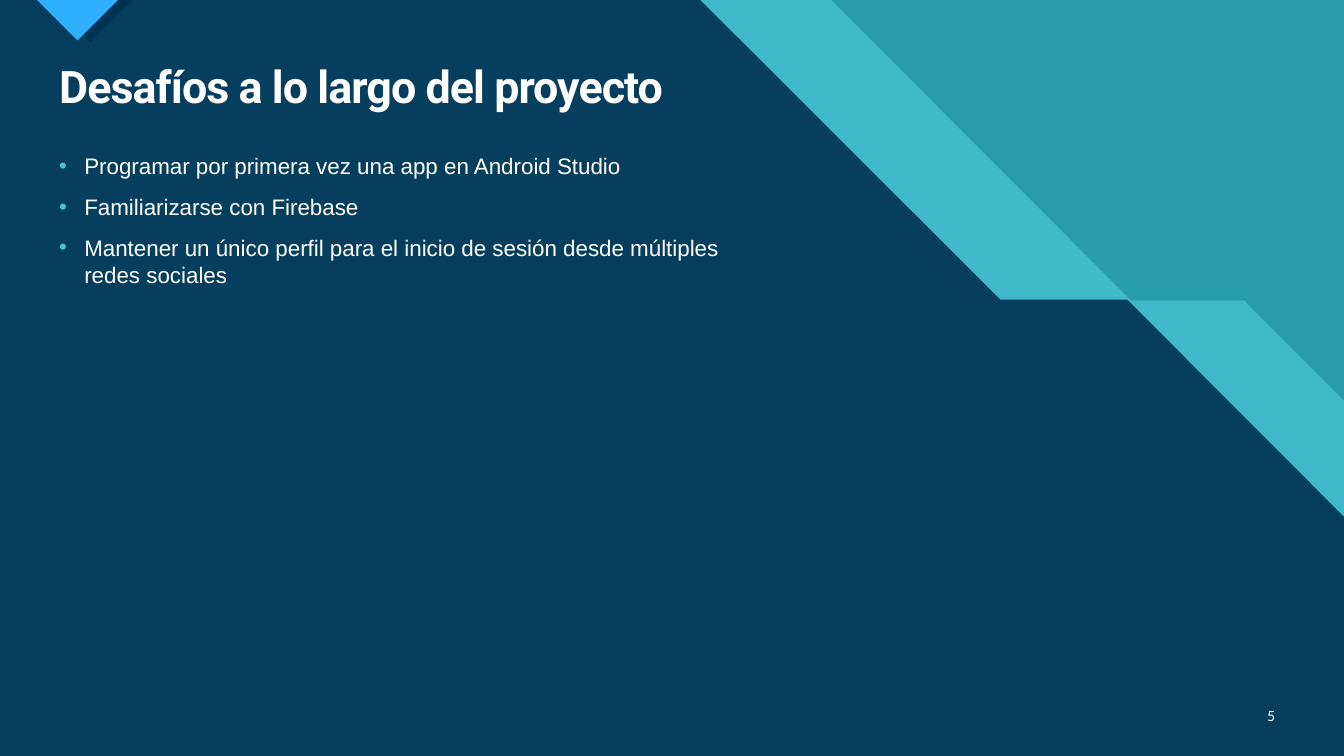
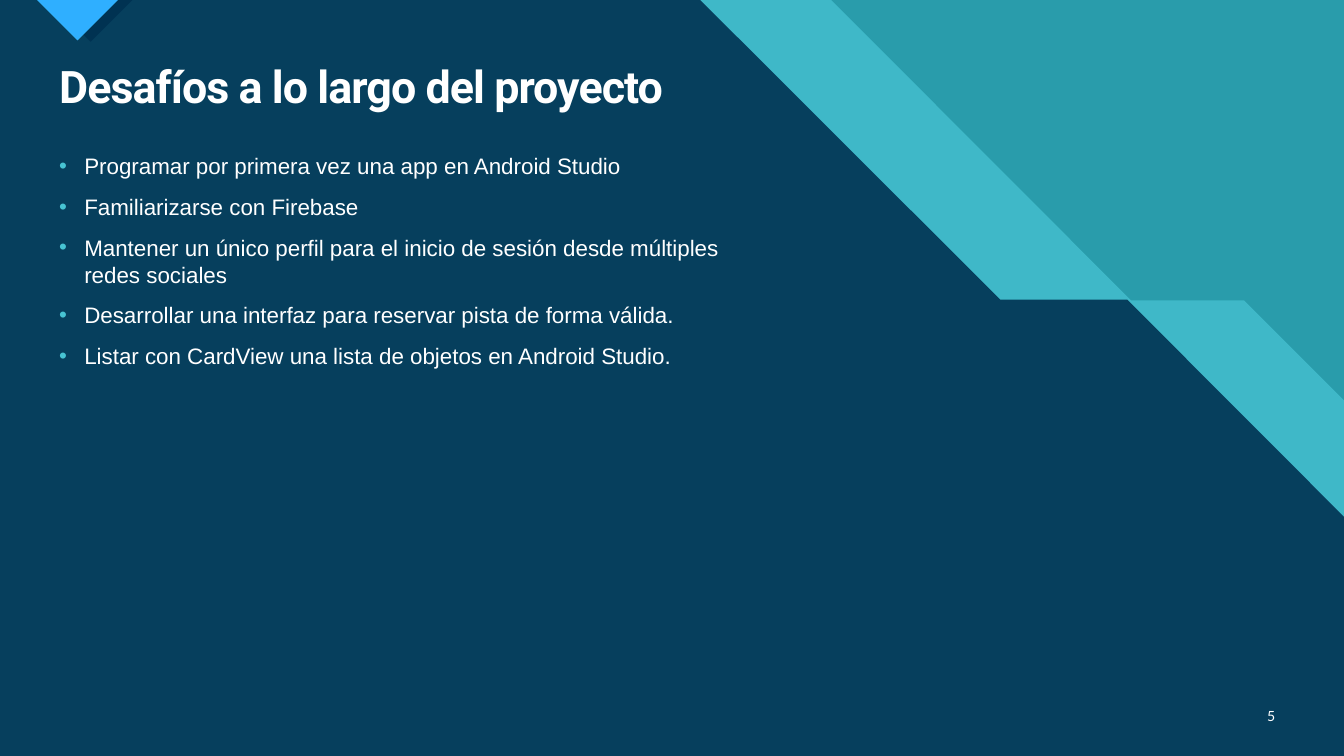
Before and after one commit to juanillo62gm/Proyecto-CM-Club-Padel, a slide deck: slide 5 of Presentación - Club Padel.pptx. Drawn at 1344x756 pixels with LibreOffice and Linux fonts; fonts in the diff are those of the drawing. Boxes give left, top, right and bottom in pixels: in the first picture for what was removed or moved away, otherwise in the second. Text is boxed around its words. In the diff, an @@ line names an element or a change of style, - is before the commit and + after.

Commit message:
Update Presentación - Club Padel.pptx
Añadido contenido al PowerPoint.

```diff
--- a/Presentación - Club Padel.pptx
+++ b/Presentación - Club Padel.pptx
@@ text at [84,306,674,369]: paragraphs added @@
+• Desarrollar una interfaz para reservar pista de forma válida.
+• Listar con CardView una lista de objetos en Android Studio.
```
